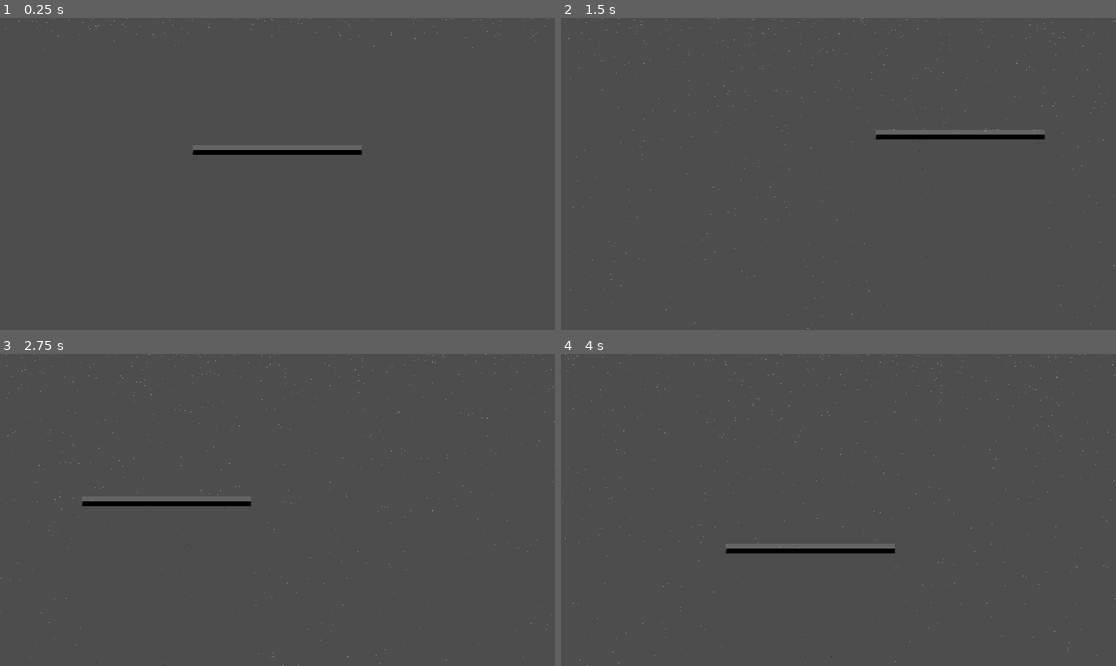
Above: before the commit, frames 1-4 (two rows, left to right).
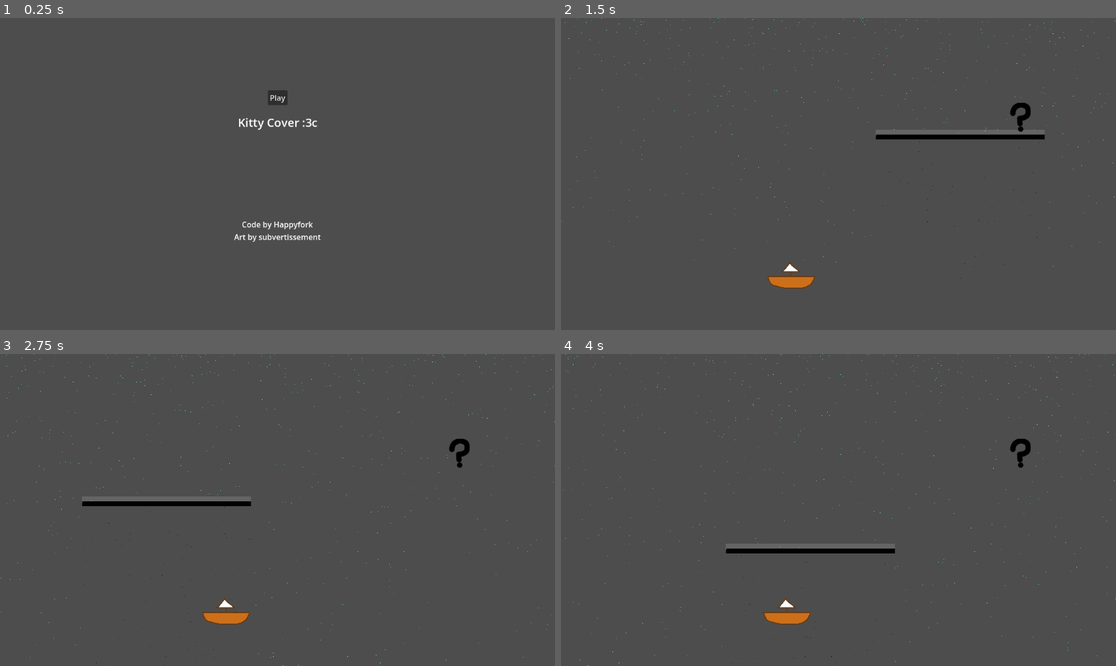
Above: after the commit, the same moments.

Repository: HappyFork/gwj58
Game: Godot game, scene res://scenes/main_menu.tscn
Two runs of this game, one before a commit and one after it. Both use one fixed random seed, a clock stepped at 60 frames per second and the inputs below. Before the commit the project starts from res://cat_umbrella_prototype.tscn.
Inputs (mouse positions are in pixels of both pictures, inside the frame that each line leads up to):
- Up to frame 1 (0.25 s): no input
- Up to frame 2 (1.5 s): click (838, 99) at 0.5 s, where only the run after the commit has a clickable "Play"; move the mouse to (960, 158) at 1.27 s
- Up to frame 3 (2.75 s): move the mouse to (166, 525) at 2.02 s
- Up to frame 4 (4 s): move the mouse to (894, 441) at 2.77 s; move the mouse to (810, 572) at 3.52 s

The runs differ from the first frame. In frame 1, 1.1% of the frame differs, in the area x 0-99%, y 0-72%; in frame 2, 0.7%; in frame 3, 0.7%; in frame 4, 0.7%.
Error before the commit: Parse Error: Class "Cat" hides a global script class. (res://nodes/Cat.gd:1)

Commit message:
Menu, movement bounds, and blue rain

Diff:
--- a/cat_umbrella_prototype.gd
+++ b/cat_umbrella_prototype.gd
@@ -2,10 +2,12 @@
 
 
 
+### --- Variables --- ###
 @onready var qm_debug = $QuestionMark
 
 
 
+### --- Functions --- ###
 func _on_umbrella_area_exited(area):
-	if area is Cat:
+	if area.get_parent() is Cat:
 		qm_debug.visible = true
--- a/cat_umbrella_prototype.tscn
+++ b/cat_umbrella_prototype.tscn
@@ -1,9 +1,12 @@
-[gd_scene load_steps=5 format=3 uid="uid://lhwk0kq71we1"]
+[gd_scene load_steps=6 format=3 uid="uid://lhwk0kq71we1"]
 
 [ext_resource type="Script" path="res://cat_umbrella_prototype.gd" id="1_ysic5"]
 [ext_resource type="PackedScene" uid="uid://cxs4p67nbq872" path="res://nodes/umbrella.tscn" id="2_prl76"]
 [ext_resource type="PackedScene" uid="uid://dw53qcq418283" path="res://nodes/cat.tscn" id="3_ywddm"]
 [ext_resource type="Texture2D" uid="uid://dcmcalkmm0ry1" path="res://assets/QuestionMark.png" id="4_y7ttk"]
+
+[sub_resource type="RectangleShape2D" id="RectangleShape2D_4iy10"]
+size = Vector2(200, 40)
 
 [node name="CatUmbrellaPrototype" type="Node2D"]
 script = ExtResource("1_ysic5")
@@ -15,6 +18,7 @@
 position = Vector2(599, 531)
 
 [node name="CPUParticles2D" type="CPUParticles2D" parent="."]
+modulate = Color(0.470588, 1, 1, 1)
 light_mask = 3
 position = Vector2(600, 0)
 amount = 1000
@@ -29,4 +33,22 @@
 position = Vector2(955, 206)
 texture = ExtResource("4_y7ttk")
 
+[node name="StopMovingLeft" type="Area2D" parent="."]
+position = Vector2(0, 532)
+metadata/_edit_group_ = true
+
+[node name="CollisionShape2D" type="CollisionShape2D" parent="StopMovingLeft"]
+shape = SubResource("RectangleShape2D_4iy10")
+
+[node name="StopMovingRight" type="Area2D" parent="."]
+position = Vector2(1152, 532)
+metadata/_edit_group_ = true
+
+[node name="CollisionShape2D" type="CollisionShape2D" parent="StopMovingRight"]
+shape = SubResource("RectangleShape2D_4iy10")
+
 [connection signal="area_exited" from="Umbrella" to="." method="_on_umbrella_area_exited"]
+[connection signal="area_entered" from="StopMovingLeft" to="Cat" method="_on_stop_moving_left_area_entered"]
+[connection signal="area_exited" from="StopMovingLeft" to="Cat" method="_on_stop_moving_left_area_exited"]
+[connection signal="area_entered" from="StopMovingRight" to="Cat" method="_on_stop_moving_right_area_entered"]
+[connection signal="area_exited" from="StopMovingRight" to="Cat" method="_on_stop_moving_right_area_exited"]
--- a/nodes/cat.gd
+++ b/nodes/cat.gd
@@ -1,31 +1,89 @@
 class_name Cat
 
-extends Area2D
+extends Node2D
 
 
 
+### --- Variables --- ###
+
+# Export variables
 @export var move_dist = 130
 @export var move_time = 1.0
 
+# Onready variables
+@onready var timer = $ActionTimer
 
-
-# Called when the node enters the scene tree for the first time.
-func _ready():
-	randomize()
+# Regular variables
+var can_move_left = true
+var can_move_right = true
 
 
 
-# Called every 4 seconds
-func _on_action_timer_timeout():
-	var choice = randi_range(0, 3)
+### --- Engine functions --- ###
 
-	if choice != 0:
+# Ready. Called when the node enters the scene tree for the first time.
+func _ready():
+	randomize()
+	decide()
+
+
+
+### --- Custom functions --- ###
+
+# Decides what the cat does next, then does it!
+func decide():
+	print("Deciding!")
+
+	var choice = randi_range(0, 3) # Pick a random number between 0-2
+	# 0 = Wait, 1 = Move right, 2 = Move left
+
+	# I'm embarrassed by how much copy-pasted code is below.
+	# TODO: Random movement speed and distance? At least distance.
+	if choice == 1 and can_move_right:
+		# If the cat wants to move right and it can
 		var tween = create_tween()
 		var dest = position
+		dest.x += move_dist
+		tween.tween_property( self, "position", dest, move_time )
+		tween.tween_callback( decide )
+	elif choice == 2 and can_move_left:
+		# If the cat wants to move left and it can
+		var tween = create_tween()
+		var dest = position
+		dest.x -= move_dist
+		tween.tween_property( self, "position", dest, move_time )
+		tween.tween_callback( decide )
+	else:
+		# If the cat doesn't want to move or it cant. This isn't ideal, it means
+		# the cat only has a 1/3 chance of moving out of a corner.
+		# TODO: Random wait time?
+		timer.start()
+		# I probably don't need a timer node at this point... but whatever.
 
-		if choice == 1:
-			dest.x += move_dist
-		else:
-			dest.x -= move_dist
 
-		tween.tween_property( self, "position", dest, move_time )
+
+### --- Signal functions --- ###
+
+# Called when the cat is done waiting around
+func _on_action_timer_timeout():
+	decide()
+
+# Called when an area enters the area on the left of the screen
+func _on_stop_moving_left_area_entered(area):
+	if area.get_parent() == self:
+		can_move_left = false
+
+# Called when an area leaves the area on the left of the screen
+func _on_stop_moving_left_area_exited(area):
+	if area.get_parent() == self:
+		can_move_left = true
+
+# Called when an area enters the area on the right of the screen
+func _on_stop_moving_right_area_entered(area):
+	if area.get_parent() == self:
+		can_move_right = false
+
+# Called when an area leaves the area on the right of the screen
+func _on_stop_moving_right_area_exited(area):
+	if area.get_parent() == self:
+		can_move_right = true
--- a/nodes/cat.tscn
+++ b/nodes/cat.tscn
@@ -1,19 +1,34 @@
-[gd_scene load_steps=3 format=3 uid="uid://dw53qcq418283"]
+[gd_scene load_steps=5 format=3 uid="uid://dw53qcq418283"]
 
-[ext_resource type="Script" path="res://nodes/Cat.gd" id="1_30f4h"]
+[ext_resource type="Script" path="res://nodes/cat.gd" id="1_vj0s0"]
+[ext_resource type="Texture2D" uid="uid://dde00bt31u85w" path="res://assets/boat.png" id="2_7am41"]
+
+[sub_resource type="RectangleShape2D" id="RectangleShape2D_yp1f7"]
 
 [sub_resource type="RectangleShape2D" id="RectangleShape2D_1gk7m"]
-size = Vector2(86, 56)
 
-[node name="Cat" type="Area2D"]
-script = ExtResource("1_30f4h")
+[node name="Cat" type="Node2D"]
+script = ExtResource("1_vj0s0")
+
+[node name="ActionTimer" type="Timer" parent="."]
+one_shot = true
+
+[node name="Sprite2D" type="Sprite2D" parent="."]
+light_mask = 2
+scale = Vector2(0.05, 0.05)
+texture = ExtResource("2_7am41")
+
+[node name="TailArea" type="Area2D" parent="."]
+
+[node name="CollisionShape2D" type="CollisionShape2D" parent="TailArea"]
+position = Vector2(-50, 0)
+shape = SubResource("RectangleShape2D_yp1f7")
+
+[node name="HeadArea" type="Area2D" parent="."]
 metadata/_edit_group_ = true
 
-[node name="CollisionShape2D" type="CollisionShape2D" parent="."]
+[node name="CollisionShape2D" type="CollisionShape2D" parent="HeadArea"]
+position = Vector2(50, 0)
 shape = SubResource("RectangleShape2D_1gk7m")
 
-[node name="ActionTimer" type="Timer" parent="."]
-wait_time = 4.0
-autostart = true
-
 [connection signal="timeout" from="ActionTimer" to="." method="_on_action_timer_timeout"]
--- a/nodes/umbrella.gd
+++ b/nodes/umbrella.gd
@@ -1,10 +1,15 @@
 extends Area2D
 
 
+
+### --- Variables (really constants) --- ###
 const  UMB_HEIGHT = 350 # Umbrella area's height/2 - 50
 
 
-# Called every frame. 'delta' is the elapsed time since the previous frame.
+
+### --- Functions --- ###
+
+# Process. Called every frame. 'delta' is the elapsed time since the previous frame.
 func _process(delta):
 	var pos = get_viewport().get_mouse_position()
 	pos.y += UMB_HEIGHT
--- a/project.godot
+++ b/project.godot
@@ -11,7 +11,7 @@
 [application]
 
 config/name="gwj58"
-run/main_scene="res://cat_umbrella_prototype.tscn"
+run/main_scene="res://scenes/main_menu.tscn"
 config/features=PackedStringArray("4.0", "GL Compatibility")
 config/icon="res://icon.svg"
 
--- /dev/null
+++ b/scenes/main_menu.gd
@@ -0,0 +1,12 @@
+extends Control
+
+
+
+### --- Variables --- ###
+@export var game_scene = load("res://cat_umbrella_prototype.tscn")
+
+
+
+### --- Functions --- ###
+func _on_play_button_pressed():
+	get_tree().change_scene_to_packed( game_scene )
--- /dev/null
+++ b/scenes/main_menu.tscn
@@ -0,0 +1,42 @@
+[gd_scene load_steps=3 format=3 uid="uid://ctrpj0fg2ev5v"]
+
+[ext_resource type="Script" path="res://scenes/main_menu.gd" id="1_dskr1"]
+
+[sub_resource type="LabelSettings" id="LabelSettings_lj72t"]
+font_size = 24
+
+[node name="MainMenu" type="Control"]
+layout_mode = 3
+anchors_preset = 0
+script = ExtResource("1_dskr1")
+
+[node name="PlayButton" type="Button" parent="."]
+layout_mode = 0
+offset_left = 556.0
+offset_top = 150.0
+offset_right = 597.0
+offset_bottom = 181.0
+text = "Play"
+
+[node name="TitleLabel" type="Label" parent="."]
+layout_mode = 1
+offset_left = 494.0
+offset_top = 200.0
+offset_right = 659.0
+offset_bottom = 237.0
+size_flags_vertical = 0
+text = "Kitty Cover :3c"
+label_settings = SubResource("LabelSettings_lj72t")
+
+[node name="CreditsLabel" type="Label" parent="."]
+layout_mode = 0
+offset_left = 486.0
+offset_top = 417.0
+offset_right = 666.0
+offset_bottom = 469.0
+text = "Code by Happyfork
+Art by subvertissement
+"
+horizontal_alignment = 1
+
+[connection signal="pressed" from="PlayButton" to="." method="_on_play_button_pressed"]
Binary file added: assets/boat.png
Not shown, added: assets/boat.png.import
